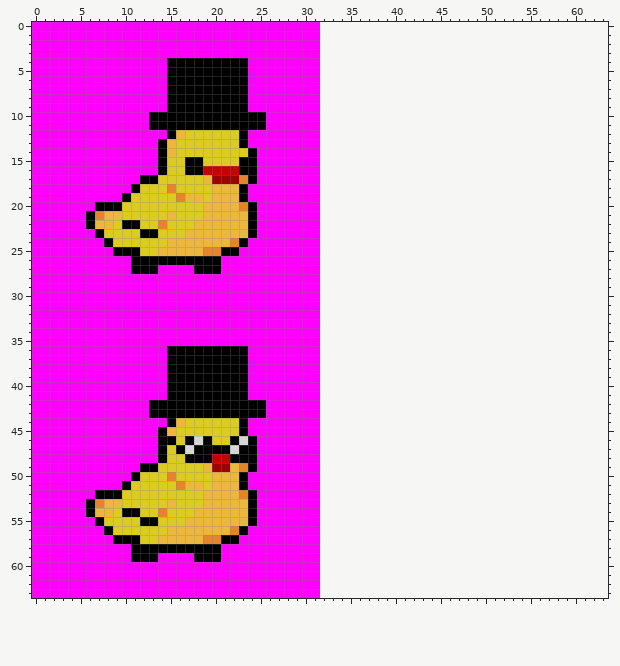
Pixel-art sprite -- Resources/DashingDuck.png. The picture above is the old version.
The file is 32x64 pixels. The old version is drawn lined up with the new one, on the new canvas.
New version:
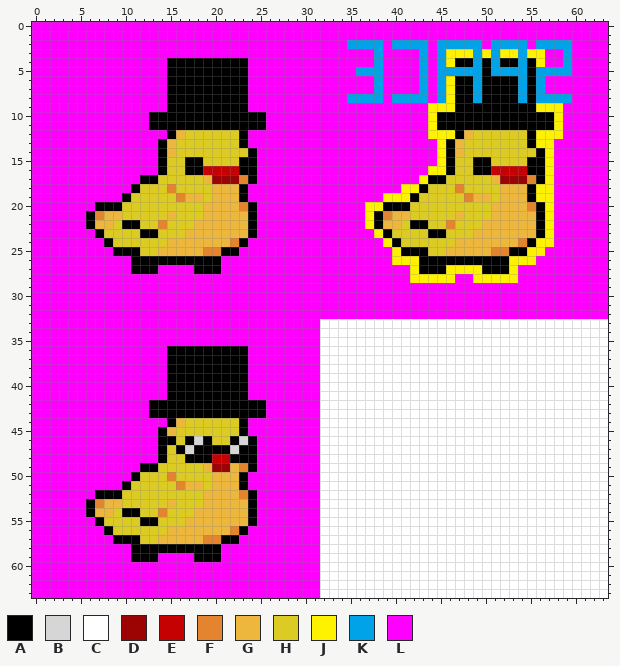
Palette (. is transparent): A #000000  B #d6d6d6  C #ffffff  D #9c0303  E #c60101  F #e5842e  G #edb63d  H #dccb22  J #fff200  K #00a2e8  L #ff00ff
From old to new:
canvas 32x64 -> 64x64
Changed rows in their new state; - is an unchanged pixel.
first column x 32:
 0 LLLLLLLLLLLLLLLLLLLLLLLLLLLLLLLL
 1 LLLLLLLLLLLLLLLLLLLLLLLLLLLLLLLL
 2 LLLKKKKLKKKKLKKKKKLKKKKLKKKKLLLL
 3 LLLLLLKLLLLKLKJJJKJKJJKJJLLKLLLL
 4 LLLLLLKLLLLKLKJAAKAKAAKAJLLKLLLL
 5 LLLLKKKLLLLKLKKKKKAKKKKAKKKKLLLL
 6 LLLLLLKLLLLKLKJAAKAAAAKAKLLLLLLL
 7 LLLLLLKLLLLKLKJAAKAAAAKAKLLLLLLL
 8 LLLKKKKLKKKKLKJAAKAAAAKAKKKKLLLL
 9 LLLLLLLLLLLLJJJAAAAAAAAAJJJLLLLL
10 LLLLLLLLLLLLJAAAAAAAAAAAAAJLLLLL
11 LLLLLLLLLLLLJAAAAAAAAAAAAAJLLLLL
12 LLLLLLLLLLLLJJJAGHHHHHHAJJJLLLLL
13 LLLLLLLLLLLLLJAGHHHHHHHAJJLLLLLL
14 LLLLLLLLLLLLLJAGHHHHHHHHAJLLLLLL
15 LLLLLLLLLLLLLJAHHAAHHHHAAJLLLLLL
16 LLLLLLLLLLLLJJAHHAAEEEEAAJLLLLLL
17 LLLLLLLLLLLJAAHHHHHGDDDFAJLLLLLL
18 LLLLLLLLLJJAHHHFHHHHGGGAJJLLLLLL
19 LLLLLLLJJJAHHHHHFGGHGGGAJJLLLLLL
20 LLLLLJJAAAHHHHHHHHHGGGGFAJLLLLLL
21 LLLLLJAFGGHHHHHGHHHGGGGGAJLLLLLL
22 LLLLLJAGGHAAHHFHHHGGGGGGAJLLLLLL
23 LLLLLLJAHHHHAAHHHGGGGGGGAJLLLLLL
24 LLLLLLLJAHHHHHHGGGGGGGFAJJLLLLLL
25 LLLLLLLLJAAAHHGGGGGFFAAJJLLLLLLL
26 LLLLLLLLJJJAAAAAAAAAAJJJLLLLLLLL
27 LLLLLLLLLLJAAAJJJJAAAJLLLLLLLLLL
28 LLLLLLLLLLJJJJJLLJJJJJLLLLLLLLLL
29 LLLLLLLLLLLLLLLLLLLLLLLLLLLLLLLL
30 LLLLLLLLLLLLLLLLLLLLLLLLLLLLLLLL
31 LLLLLLLLLLLLLLLLLLLLLLLLLLLLLLLL
32 LLLLLLLLLLLLLLLLLLLLLLLLLLLLLLLL
33 CCCCCCCCCCCCCCCCCCCCCCCCCCCCCCCC
34 CCCCCCCCCCCCCCCCCCCCCCCCCCCCCCCC
35 CCCCCCCCCCCCCCCCCCCCCCCCCCCCCCCC
36 CCCCCCCCCCCCCCCCCCCCCCCCCCCCCCCC
37 CCCCCCCCCCCCCCCCCCCCCCCCCCCCCCCC
38 CCCCCCCCCCCCCCCCCCCCCCCCCCCCCCCC
39 CCCCCCCCCCCCCCCCCCCCCCCCCCCCCCCC
40 CCCCCCCCCCCCCCCCCCCCCCCCCCCCCCCC
41 CCCCCCCCCCCCCCCCCCCCCCCCCCCCCCCC
42 CCCCCCCCCCCCCCCCCCCCCCCCCCCCCCCC
43 CCCCCCCCCCCCCCCCCCCCCCCCCCCCCCCC
44 CCCCCCCCCCCCCCCCCCCCCCCCCCCCCCCC
45 CCCCCCCCCCCCCCCCCCCCCCCCCCCCCCCC
46 CCCCCCCCCCCCCCCCCCCCCCCCCCCCCCCC
47 CCCCCCCCCCCCCCCCCCCCCCCCCCCCCCCC
48 CCCCCCCCCCCCCCCCCCCCCCCCCCCCCCCC
49 CCCCCCCCCCCCCCCCCCCCCCCCCCCCCCCC
50 CCCCCCCCCCCCCCCCCCCCCCCCCCCCCCCC
51 CCCCCCCCCCCCCCCCCCCCCCCCCCCCCCCC
52 CCCCCCCCCCCCCCCCCCCCCCCCCCCCCCCC
53 CCCCCCCCCCCCCCCCCCCCCCCCCCCCCCCC
54 CCCCCCCCCCCCCCCCCCCCCCCCCCCCCCCC
55 CCCCCCCCCCCCCCCCCCCCCCCCCCCCCCCC
56 CCCCCCCCCCCCCCCCCCCCCCCCCCCCCCCC
57 CCCCCCCCCCCCCCCCCCCCCCCCCCCCCCCC
58 CCCCCCCCCCCCCCCCCCCCCCCCCCCCCCCC
59 CCCCCCCCCCCCCCCCCCCCCCCCCCCCCCCC
60 CCCCCCCCCCCCCCCCCCCCCCCCCCCCCCCC
61 CCCCCCCCCCCCCCCCCCCCCCCCCCCCCCCC
62 CCCCCCCCCCCCCCCCCCCCCCCCCCCCCCCC
63 CCCCCCCCCCCCCCCCCCCCCCCCCCCCCCCC
Changed places in both pictures, as pixel boxes (x1, y1, x2, y2):
added: (320, 22, 608, 598)
